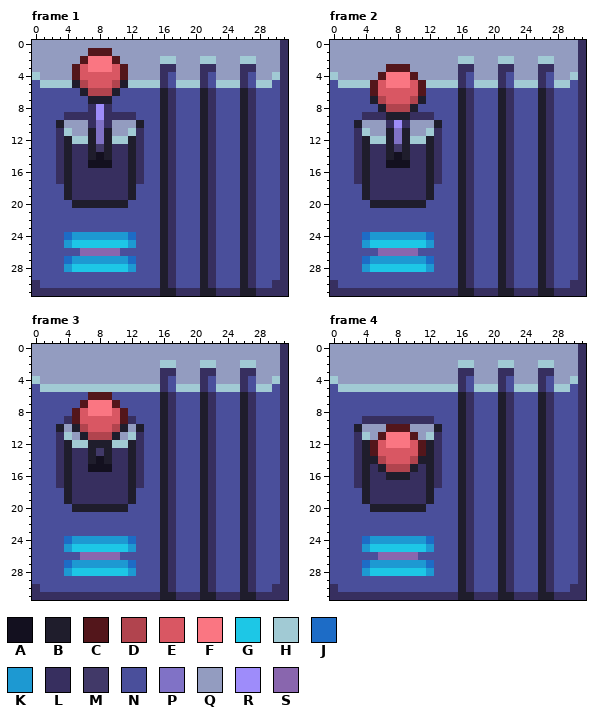
Two states of a pixel-art file, Assets/Sprites/levers.aseprite. The picture above was drawn from the file before the commit.
32x32 pixels, 9 frames. Shown: frame 1, frame 2, frame 3, frame 4. The commit also changed other frames, which this record leaves out.
Palette (. is transparent): A #13101f  B #1f1d2c  C #53161b  D #b1444e  E #d95763  F #fa7682  G #1dc7e6  H #a1cad4  J #1d6cc6  K #1d99d2  L #372f5f  M #413968  N #4a4f9b  P #8072c6  Q #939cc0  R #9e8cfa  S #8966ae
After the commit:
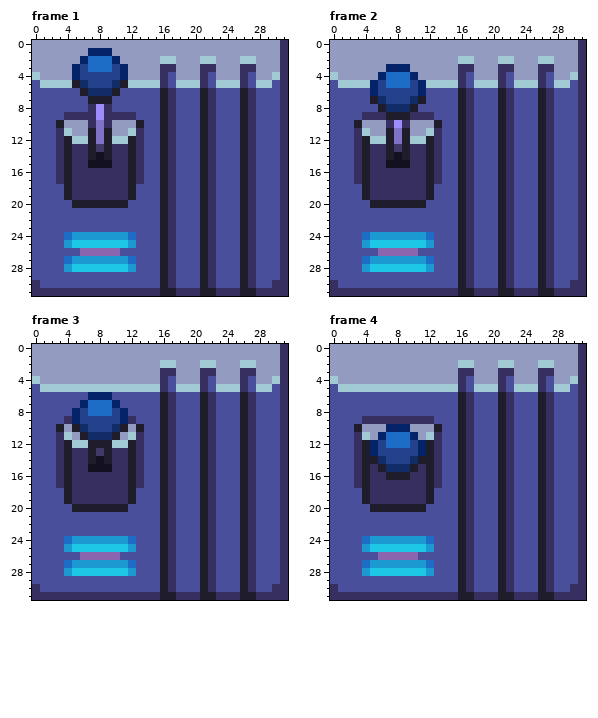
Commit: levers and beautiful boxes
What changed:
colour C: #53161b -> #052368
colour D: #b1444e -> #122c68
colour E: #d95763 -> #23428b
Changed rows in their new state; - is a pixel that keeps its letter.
Frame 1:
first column x 7:
 2 JJJ
 3 JJJ
Frame 2:
first column x 7:
 4 JJJ
 5 JJJ
Frame 3:
first column x 7:
 7 JJJ
 8 JJJ
Frame 4:
first column x 7:
11 JJJ
12 JJJ
Where, in picture pixels (left, top, right, bottom), the same in both pictures:
changed: (72, 48, 128, 96)
changed: (370, 64, 426, 112)
changed: (72, 392, 128, 440)
changed: (370, 424, 426, 472)
